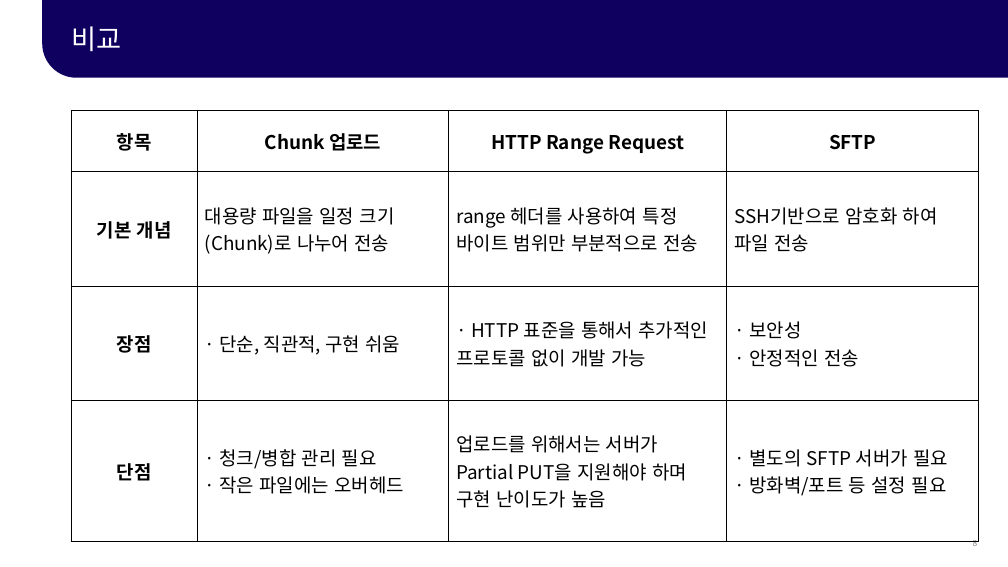
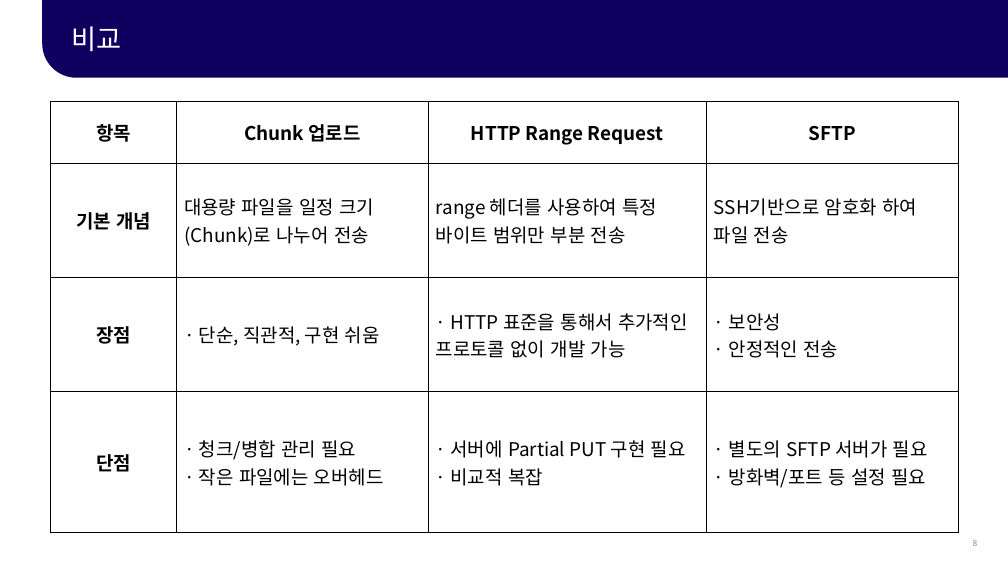
Before and after one commit to bytesize-Leo/seminar_1, a slide deck: slide 8 of docs/1주차-세미나(Leo Yang).pptx. Drawn at 1008x567 pixels with LibreOffice and Linux fonts; fonts in the diff are those of the drawing. Boxes give left, top, right and bottom in pixels: in the first picture for what was removed or moved away, otherwise in the second. Text is boxed around its words. In the diff, an @@ line names an element or a change of style, - is before the commit and + after.

```diff
--- a/docs/1주차-세미나(Leo Yang).pptx
+++ b/docs/1주차-세미나(Leo Yang).pptx
@@ table at bbox=[51, 101, 959, 532] @@
-row 2, column 3: range 헤더를 사용하여 특정 바이트 범위만 부분적으로 전송
+row 2, column 3: range 헤더를 사용하여 특정 바이트 범위만 부분 전송
-row 4, column 3: 업로드를 위해서는 서버가 Partial PUT을 지원해야 하며 구현 난이도가 높음
+row 4, column 3: · 서버에 Partial PUT 구현 필요 · 비교적 복잡
@@ table: place and size @@
-table at bbox=[71, 110, 979, 541]
+table at bbox=[51, 101, 959, 532]
```
Also in this commit, not shown: 4 other slides changed.
